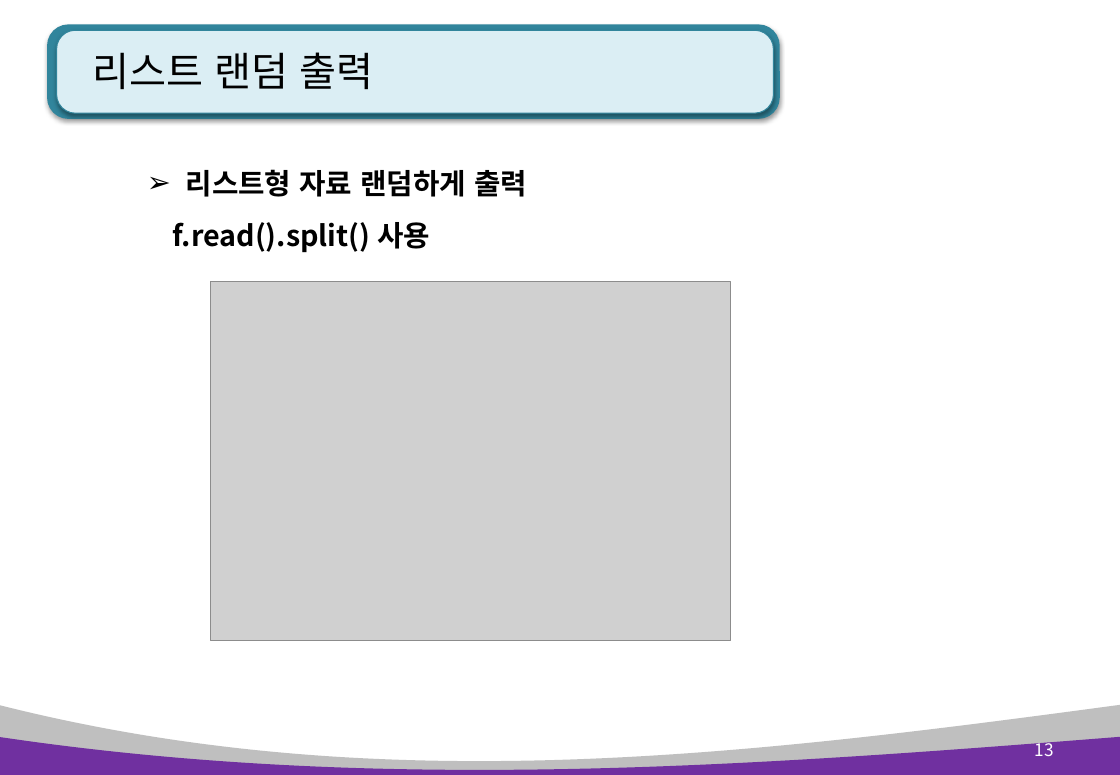
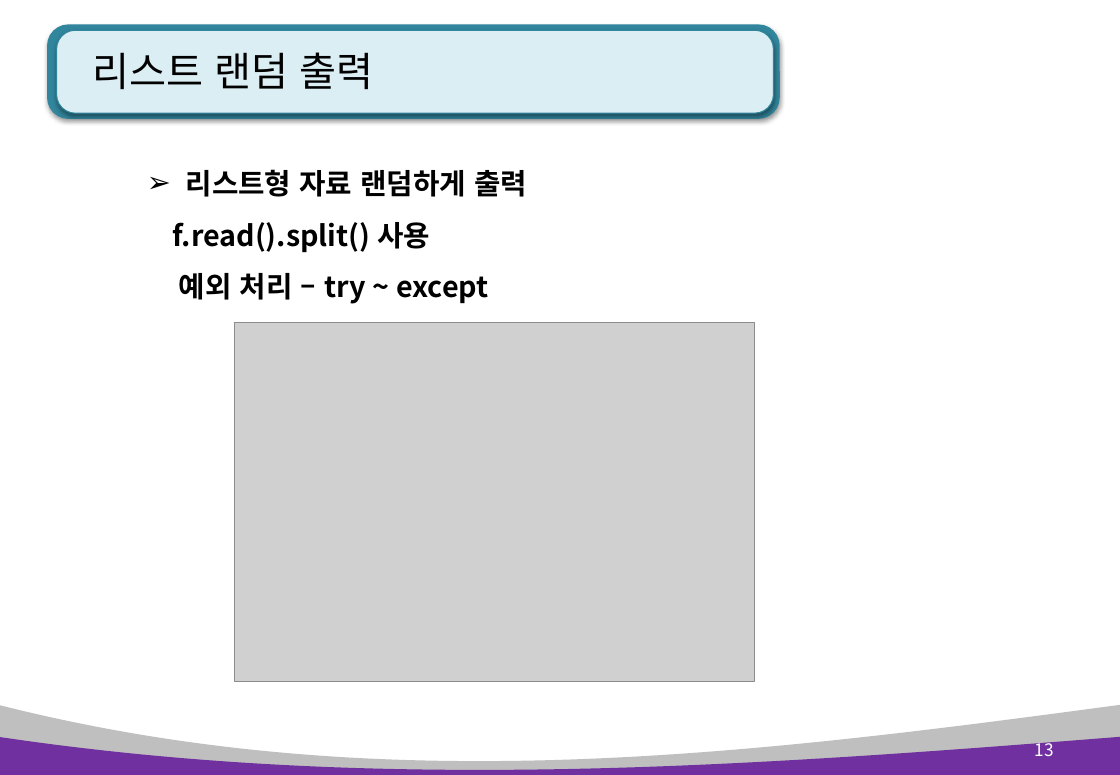
Before and after one commit to kiyongee2/green_pyworks, a slide deck: slide 13 of python_ppt_2023/Python 8장. 예외처리, 파일입출력.pptx. Drawn at 1120x775 pixels with LibreOffice and Linux fonts; fonts in the diff are those of the drawing; grey boxes stand for pictures. Boxes give left, top, right and bottom in pixels: in the first picture for what was removed or moved away, otherwise in the second. Text is boxed around its words. In the diff, an @@ line names an element or a change of style, - is before the commit and + after.

```diff
--- a/python_ppt_2023/Python 8장. 예외처리, 파일입출력.pptx
+++ b/python_ppt_2023/Python 8장. 예외처리, 파일입출력.pptx
@@ text at [179,273,489,304]: paragraph added @@
+예외 처리 – try ~ except
@@ picture: place and size @@
-picture at [211,282,731,641]
+picture at [235,323,755,682]
```
Also in this commit, not shown: 11 other slides changed, 1 slide removed, 11 other files.
